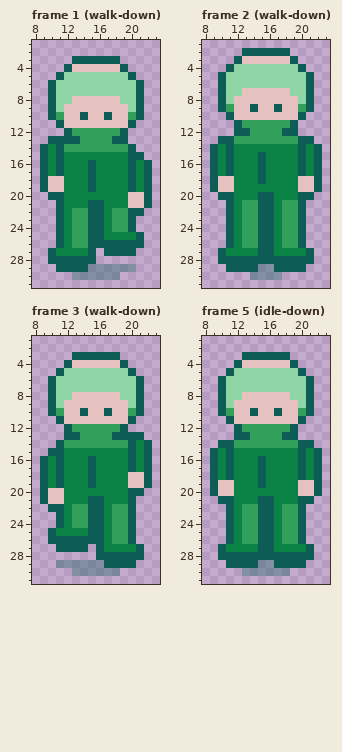
File history of a pixel-art file, assets/aseprite/actor_smith.aseprite. This is how it looked before the edit.
32x32 pixels, 24 frames. Shown: frame 1 (walk-down): x 8..23, y 1..31; frame 2 (walk-down): x 8..23, y 1..31; frame 3 (walk-down): x 8..23, y 1..31; frame 5 (idle-down): x 8..23, y 1..31. The commit also changed other frames, which this record leaves out.
Now the later version:
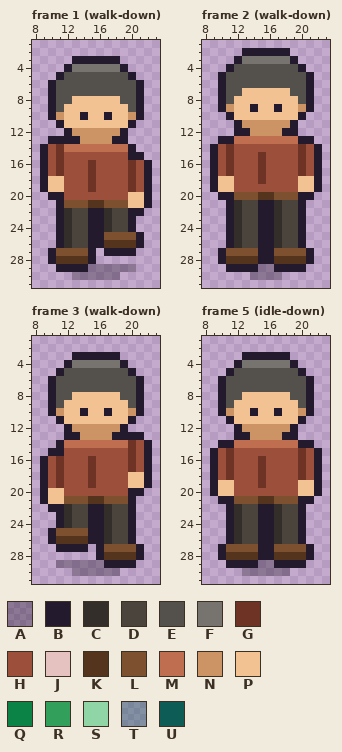
Palette (. is transparent): A #241a2e5a  B #241a2e  C #332e29  D #4a443c  E #54514d  F #77746f  G #6e3325  H #9c4f3a  J #e5c2c0  K #55341d  L #7d512f  M #c06e50  N #cc9464  P #f2c292  Q #0c8346  R #329f5b  S #8fd5a6  T #0d5d565a  U #0d5d56
Changes in this commit:
Changed rows in their new state; - is an unchanged pixel.
Frame 1 (walk-down), layers "actor", "shadow":
first column x 9:
 3 ----BBBBBB----
 4 ---BFFFFFFB---
 5 --BEEEEEEEEB--
 6 -BEEEEEEEEEEB-
 7 -BEEEEEEEEEEB-
 8 -BEEPPPPPPEEB-
 9 -BEPPPPPPPPEB-
10 -BNPPBPPBPPNB-
11 --BPPPPPPPPB--
12 ---BNNNNNNB---
13 -BBBBNNNNBB---
14 BHGMMMMMMMMB--
15 BHGHHHHHHHHBB-
16 BHGHHHGHHHHGHB
17 BHGHHHGHHHHGHB
18 BPPHHHGHHHHGHB
19 BPPHHHGHHHHGHB
20 -BBHHHHHHHHPPB
21 --BLLLKKLLLPPB
22 --BCDDBBCDDBB-
23 --BCDDBBCDDB--
24 --BCDDBBCDDB--
25 --BCDDBBLLLLB-
26 --BCDDBBKKKKB-
27 -BLLLLB-BBBB--
28 -BKKKKB-------
29 --BBBBAAAAAA--
30 ----AAAAAA----
Frame 2 (walk-down), layers "actor", "shadow":
first column x 9:
 2 ----BBBBBB----
 3 ---BFFFFFFB---
 4 --BEEEEEEEEB--
 5 -BEEEEEEEEEEB-
 6 -BEEEEEEEEEEB-
 7 -BEEPPPPPPEEB-
 8 -BEPPPPPPPPEB-
 9 -BNPPBPPBPPNB-
10 --BPPPPPPPPB--
11 ---BNNNNNNB---
12 ---BBNNNNBB---
13 -BBMMMMMMMMBB-
14 BHGHHHHHHHHGHB
15 BHGHHHGHHHHGHB
16 BHGHHHGHHHHGHB
17 BHGHHHGHHHHGHB
18 BPPHHHGHHHHPPB
19 BPPHHHHHHHHPPB
20 -BBLLLKKLLLBB-
21 --BCDDBBCDDB--
22 --BCDDBBCDDB--
23 --BCDDBBCDDB--
24 --BCDDBBCDDB--
25 --BCDDBBCDDB--
26 --BCDDBBCDDB--
27 -BLLLLBBLLLLB-
28 -BKKKKBBKKKKB-
29 --BBBBAABBBB--
30 -----AAAA-----
Frame 3 (walk-down), layers "actor", "shadow":
first column x 9:
 3 ----BBBBBB----
 4 ---BFFFFFFB---
 5 --BEEEEEEEEB--
 6 -BEEEEEEEEEEB-
 7 -BEEEEEEEEEEB-
 8 -BEEPPPPPPEEB-
 9 -BEPPPPPPPPEB-
10 -BNPPBPPBPPNB-
11 --BPPPPPPPPB--
12 ---BNNNNNNB---
13 ---BBNNNNBBBB-
14 --BMMMMMMMMGHB
15 -BBHHHHHHHHGHB
16 BHGHHHGHHHHGHB
17 BHGHHHGHHHHGHB
18 BHGHHHGHHHHPPB
19 BHGHHHGHHHHPPB
20 BPPHHHHHHHHBB-
21 BPPLLLKKLLLB--
22 -BBCDDBBCDDB--
23 --BCDDBBCDDB--
24 --BCDDBBCDDB--
25 -BLLLLBBCDDB--
26 -BKKKKBBCDDB--
27 --BBBB-BLLLLB-
28 -------BKKKKB-
29 --AAAAAABBBB--
30 ----AAAAAA----
Frame 5 (idle-down), layers "actor", "shadow":
first column x 9:
 3 ----BBBBBB----
 4 ---BFFFFFFB---
 5 --BEEEEEEEEB--
 6 -BEEEEEEEEEEB-
 7 -BEEEEEEEEEEB-
 8 -BEEPPPPPPEEB-
 9 -BEPPPPPPPPEB-
10 -BNPPBPPBPPNB-
11 --BPPPPPPPPB--
12 ---BNNNNNNB---
13 ---BBNNNNBB---
14 -BBMMMMMMMMBB-
15 BHGHHHHHHHHGHB
16 BHGHHHGHHHHGHB
17 BHGHHHGHHHHGHB
18 BHGHHHGHHHHGHB
19 BPPHHHGHHHHPPB
20 BPPHHHHHHHHPPB
21 -BBLLLKKLLLBB-
22 --BCDDBBCDDB--
23 --BCDDBBCDDB--
24 --BCDDBBCDDB--
25 --BCDDBBCDDB--
26 --BCDDBBCDDB--
27 -BLLLLBBLLLLB-
28 -BKKKKBBKKKKB-
29 --BBBBAABBBB--
30 ----AAAAAA----
Changed places in both pictures, as pixel boxes (x1, y1, x2, y2):
changed: (40, 56, 152, 280)
changed: (210, 48, 322, 280)
changed: (40, 352, 152, 576)
changed: (210, 352, 322, 576)
